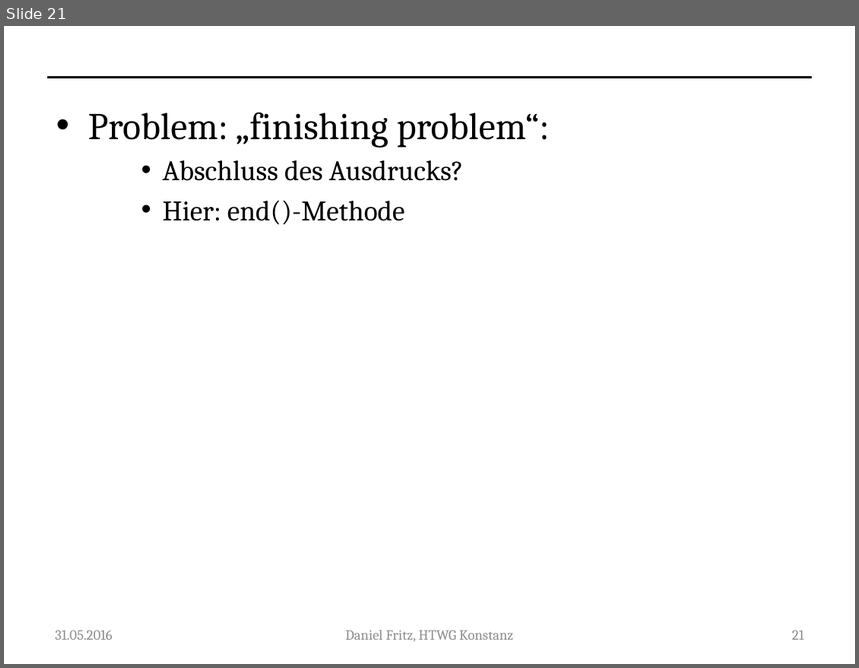
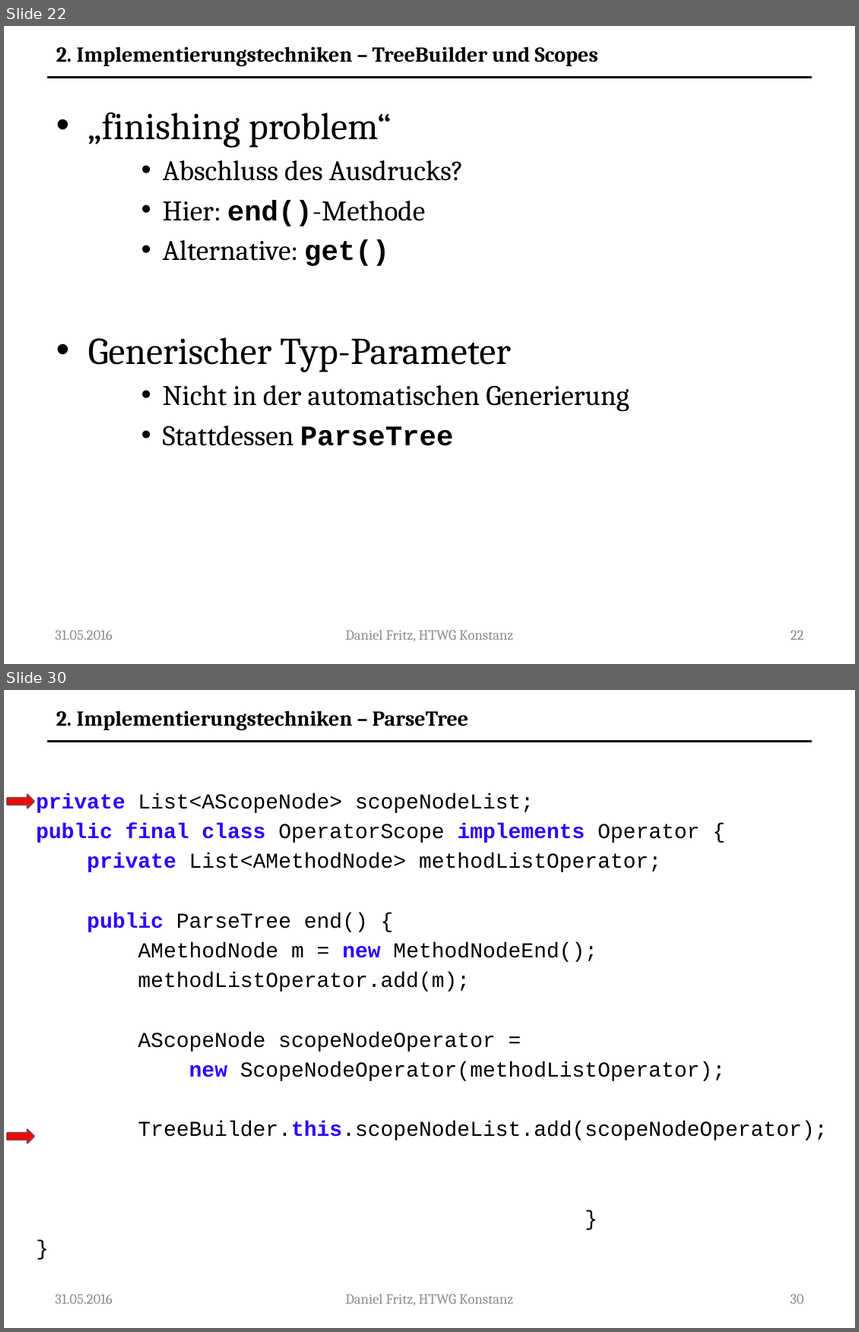
Before and after one commit to Guldenbart/MA, a slide deck: ppt/MA.pptx. Shown one above the other, each under a label of ours: slide 21 before the commit, slides 22 and 30 after it; the slides between them are not shown. The pictures are 859x668 and 859x1332 pixels, drawn with LibreOffice and Linux fonts; fonts in the diff are those of the drawing. Boxes give left, top, right and bottom in pixels: in the first picture for what was removed or moved away, otherwise in the second. Text is boxed around its words. In the diff, an @@ line names an element or a change of style, - is before the commit and + after.

```diff
--- a/ppt/MA.pptx
+++ b/ppt/MA.pptx
@@ slide 30 added at [4,690,855,1328], background #FFFFFF; not listed: 1 template element that a slide beside it also shows @@
@@ text added at [56,711,469,730], 18 pt, text #000000, bold @@
+2. Implementierungstechniken – ParseTree
@@ right arrow added at [7,795,34,809], fill #FF0000, outline #953735 1.5 pt @@
@@ text added at [36,793,827,1141], 18 pt, text #000000 @@
+private List<AScopeNode> scopeNodeList;
+public final class OperatorScope implements Operator {
+private List<AMethodNode> methodListOperator;
+public ParseTree end() {
+AMethodNode m = new MethodNodeEnd();
+methodListOperator.add(m);
+AScopeNode scopeNodeOperator =
+new ScopeNodeOperator(methodListOperator);
+TreeBuilder.this.scopeNodeList.add(scopeNodeOperator);
+}
+}
@@ right arrow added at [7,1130,34,1144], fill #FF0000, outline #953735 1.5 pt @@
@@ text added at [55,1294,112,1304], 12 pt, text #8C8C8C @@
+31.05.2016
@@ text added at [345,1294,513,1306], 12 pt, text #8C8C8C @@
+Daniel Fritz, HTWG Konstanz
@@ page number added at [791,1294,804,1304], 12 pt, text #8C8C8C @@
+30
@@ what was slide 21 is now slide 22 @@
@@ slide 22 changed as well @@
@@ text added at [56,47,598,66], 18 pt, text #000000, bold @@
+2. Implementierungstechniken – TreeBuilder und Scopes
@@ text at [88,112,392,148]: text changed @@
-• Problem: „finishing problem“:
+• „finishing problem“
@@ text at [163,200,426,227]: font Cambria to Courier New, bold on in "end()-Methode" @@
@@ text at [88,240,629,446]: paragraphs added @@
+    • Alternative: get()
+• Generischer Typ-Parameter
+    • Nicht in der automatischen Generierung
+    • Stattdessen ParseTree
@@ page number at [791,630,804,640]: text changed @@
-21
+22
```
Also in this commit, not shown: 12 other slides changed, 10 other slides added.
